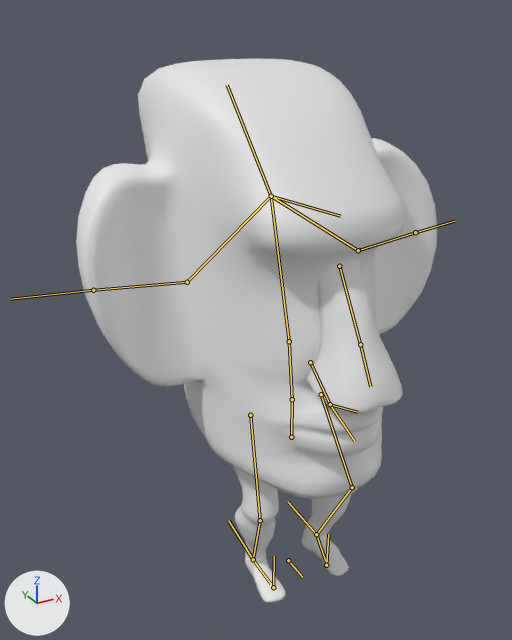
One commit to the Blender file RawFiles/Moai_Character_Model_rig.blend: the scene before it, then after it.
Rendered twice from a camera (50 mm lens) standing at (-7.52, -11.95, 12.84) and looking at (-0.38, 1.03, 6.35). The lights are fixed; the arrows at lower left show +X, +Y and +Z. Both versions are drawn at frame 3 of the action 'Jump'; the numbers are the values there. The bones that bend it are drawn over the model as lines.

The first picture shows 'Head', 'LeftLeg', 'Nose', 'RightLeg'.
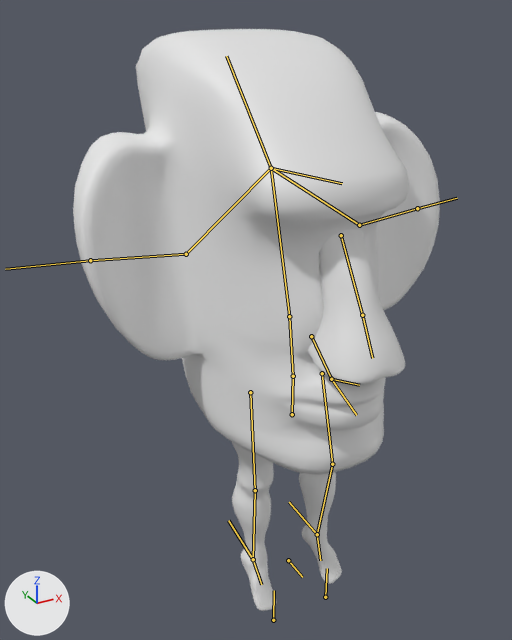
What differs and where, as boxes (x1, y1, x2, y2) in the pictures (512 x 640 px):
```json
{"object": "Head", "change": "posed", "before": [76, 59, 437, 499], "after": [73, 29, 440, 475]}
{"object": "Nose", "change": "posed", "before": [306, 260, 403, 413], "after": [307, 229, 405, 384]}
{"object": "RightLeg", "change": "posed", "before": [233, 466, 286, 602], "after": [231, 441, 276, 611]}
{"object": "LeftLeg", "change": "posed", "before": [302, 488, 358, 576], "after": [299, 472, 342, 584]}
{"bone": "Spine", "before": "(291, 437) to (292, 399)", "after": "(292, 414) to (293, 376)"}
{"bone": "UpperLegLeft", "before": "(321, 394) to (352, 487)", "after": "(322, 373) to (332, 464)"}
{"bone": "UpperLegRight", "before": "(250, 415) to (260, 520)", "after": "(250, 392) to (255, 490)"}
{"bone": "LegIKLeft", "before": "(316, 534) to (288, 502)", "after": "(317, 534) to (289, 502)"}
{"bone": "FootLeftIKUP", "before": "(326, 565) to (328, 534)", "after": "(325, 597) to (327, 568)"}
{"bone": "FootRight.001", "before": "(273, 587) to (274, 556)", "after": "(273, 620) to (274, 590)"}
```

Scene script edits in JSON lines:
```json
{"block": "bone_spine", "where": "bone_spine = bpy.data.objects['Maoi_Armature'].pose.bones['Spine']"}
{"op": "set", "path": "bone_spine.location", "old": "(0.0, -0.6, 0.0)", "new": "(0.0, 0.0, 0.0)"}
{"block": "bone_upperlegleft", "where": "bone_upperlegleft = bpy.data.objects['Maoi_Armature'].pose.bones['UpperLegLeft']  # child of 'BothLegsIK'"}
{"op": "set", "path": "bone_upperlegleft.location", "old": "(-0.13, 0.55, -0.01)", "new": "(0.0, 0.0, 0.0)"}
{"block": "bone_upperlegright", "where": "bone_upperlegright = bpy.data.objects['Maoi_Armature'].pose.bones['UpperLegRight']  # child of 'BothLegsIK'"}
{"op": "set", "path": "bone_upperlegright.location", "old": "(0.16, 0.55, -0.04)", "new": "(0.0, 0.0, 0.0)"}
{"block": "bone_legikleft", "where": "bone_legikleft = bpy.data.objects['Maoi_Armature'].pose.bones['LegIKLeft']  # child of 'BothLegsIK'"}
{"op": "set", "path": "bone_legikleft.location", "old": "(0.01, 0.06, -0.04)", "new": "(0.0, 0.0, 0.0)"}
{"block": "bone_footleftikup", "where": "bone_footleftikup = bpy.data.objects['Maoi_Armature'].pose.bones['FootLeftIKUP']  # child of 'LegIKLeft'"}
{"op": "set", "path": "bone_footleftikup.location", "old": "(0.0, 0.0, 0.0)", "new": "(0.24, -1.31, 0.04)"}
{"block": "bone_footright_001", "where": "bone_footright_001 = bpy.data.objects['Maoi_Armature'].pose.bones['FootRight.001']  # child of 'LegIKRight'"}
{"op": "set", "path": "bone_footright_001.location", "old": "(0.0, 0.0, 0.0)", "new": "(-0.14, -1.31, -0.2)"}
```
